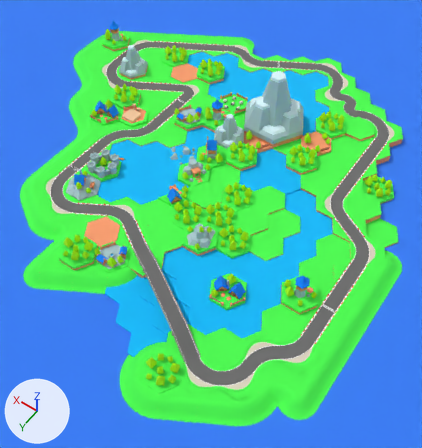
What one commit did to the FBX model Assets/Source/SC_HexMix.fbx.
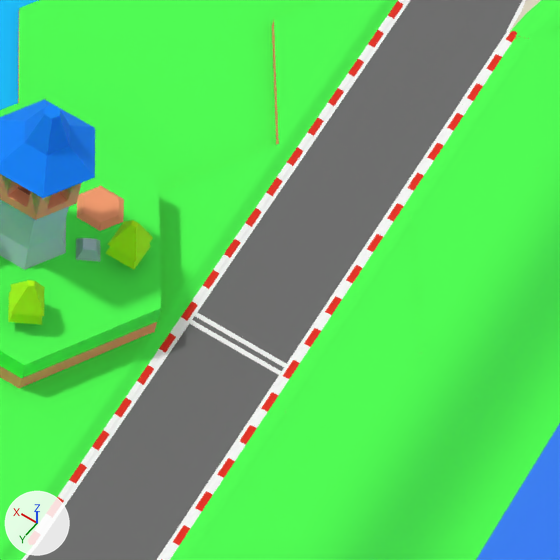
The first picture shows the older version from a camera (50 mm lens) standing at (-251.0, 250.0, 281.0) and looking at (-117.0, 63.0, -14.0). The close-ups show both versions on the part from 70% to 88% of the width and 58% to 75% of the height of that picture; other places that the commit changed are outside them. The lights are fixed; the arrows at lower left show +X, +Y and +Z. Where no turn or scale is listed for an object, it has been applied to the vertices.

Script lines for the objects in view, before the commit:
```python
me_sm_terrain_grass_flat = bpy.data.meshes.new('SM_Terrain_Grass_Flat')
me_sm_terrain_grass_flat.from_pydata(...)  # 14 vertices, 24 faces; spans x -11.5..11.5, y -0.8..0.5, z -10.0..10.0
# faces by material slot: [18, 6]
me_sm_terrain_grass_flat.materials.append(mat_m_dirt)  # orange #fca071
me_sm_terrain_grass_flat.materials.append(mat_m_grass)  # green #4cff50
me_sm_terrain_grass_hill_straight = bpy.data.meshes.new('SM_Terrain_Grass_Hill_Straight')
me_sm_terrain_grass_hill_straight.from_pydata(...)  # 27 vertices, 50 faces; spans x -5.8..11.5, y -4.5..0.5, z -10.0..10.0
# faces by material slot: [29, 21]
me_sm_terrain_grass_hill_straight.materials.append(mat_m_dirt)  # orange #fca071
me_sm_terrain_grass_hill_straight.materials.append(mat_m_grass)  # green #4cff50
ob_sm_terrain_grass_flat_019 = bpy.data.objects.new('SM_Terrain_Grass_Flat.019', me_sm_terrain_grass_flat)
ob_sm_terrain_grass_flat_019.location = (-193.0, 105.0, 0.0)
ob_sm_terrain_grass_flat_019.rotation_euler = (1.571, 0.0, 0.0)  # degrees (90, 0, 0)
ob_sm_terrain_grass_flat_020 = bpy.data.objects.new('SM_Terrain_Grass_Flat.020', me_sm_terrain_grass_flat)
ob_sm_terrain_grass_flat_020.location = (-193.0, 65.0, -1.0)
ob_sm_terrain_grass_flat_020.rotation_euler = (1.571, 0.0, 0.0)  # degrees (90, 0, 0)
ob_sm_terrain_grass_hill_straight_012 = bpy.data.objects.new('SM_Terrain_Grass_Hill_Straight.012', me_sm_terrain_grass_hill_straight)
ob_sm_terrain_grass_hill_straight_012.location = (-227.0, 85.0, 0.0)
ob_sm_terrain_grass_hill_straight_012.rotation_euler = (1.571, 0.0, 0.0)  # degrees (90, 0, 0)
# also in view: 'SM_Decal_Checkpoint.001' at (-210.0, 82.0, 0.0); 'SM_Track_Flat_Straight.009' at (-210.0, 95.0, 0.0); 'SM_Track_Flat_Curve_Gentle_Runoff.009' at (-210.0, 35.0, 0.0); 'SM_Track_Flat_Straight.011' at (-210.0, 55.0, 0.0); 'SM_Building_Tower.001' at (-193.0, 85.0, 10.0)
```
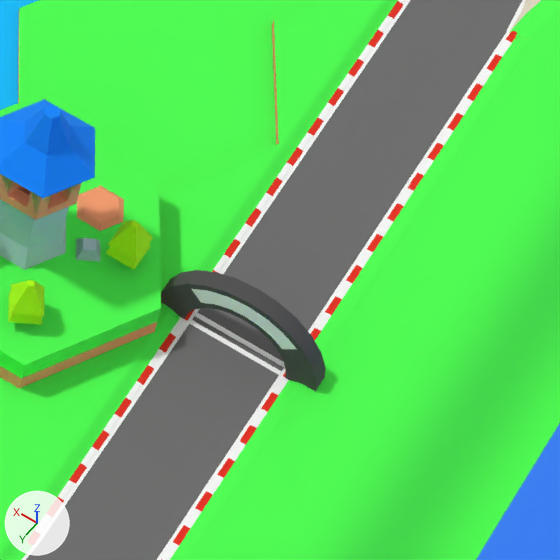
Where the change shows, as pixel boxes (x1, y1, x2, y2) in the close-ups (560 x 560 px):
'SM_Checkpoint', added: after (161, 270, 326, 392)
    faces in mat_m_dark (dark grey #4f4f4f): (161, 270, 326, 392)
    faces in mat_m__white (white #f8f8f8): (192, 289, 296, 349)

The change, as a diff of the scene's bpy script:
```diff
--- a/Assets/Source/SC_HexMix.fbx.py
+++ b/Assets/Source/SC_HexMix.fbx.py
@@ me_sm_checkpoint @@
+me_sm_checkpoint.from_pydata(...)  # 68 vertices, 132 faces; spans x -0.55..0.88, y -6.72..6.72, z -6.72..0.0
+# faces by material slot: [12, 120]
+me_sm_checkpoint.materials.append(mat_m__white)  # white #f8f8f8
+me_sm_checkpoint.materials.append(mat_m_dark)  # dark grey #4f4f4f
@@ ob_sm_checkpoint @@
+ob_sm_checkpoint = bpy.data.objects.new('SM_Checkpoint', me_sm_checkpoint)
+ob_sm_checkpoint.location = (-210.0, 82.0, 0.0)
+ob_sm_checkpoint.rotation_euler = (-3.142, 0.0, -1.571)  # degrees (-180, 0, -90)
```
